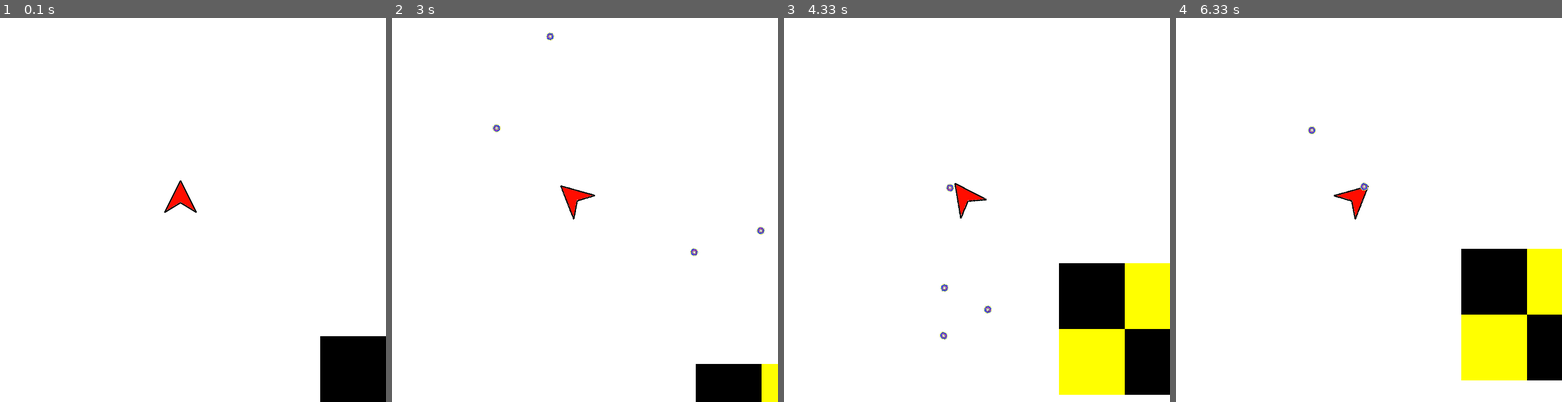
Above: before the commit, frames 1-4 (left to right).
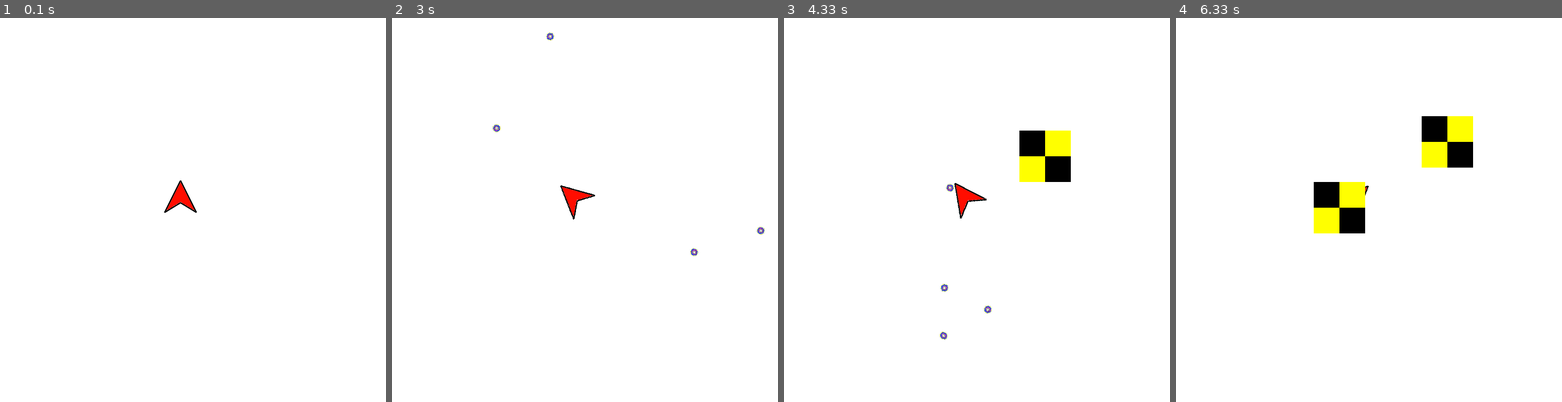
Above: after the commit, the same moments.

Repository: Redfrog80/Capsher-Game-Jam-Spring-2023
Game: pygame game, started from test/WorldTest.py
Same seed, same stepped clock (60 frames per second), same inputs: the game is played once before the commit and once after it.
Inputs:
- Up to frame 1 (0.1 s): no input
- Up to frame 2 (3 s): hold Space 0.33-0.8 s; hold Right 0.33-0.8 s; hold Right 0.83-1.3 s; tap Space at 0.9, 1.2, 1.4, 1.73, 2.03, 2.23, 2.53, 2.8 s; hold Up 1.33-1.63 s; hold Right 1.67-2.13 s; hold Left 2.17-2.7 s; hold Down from 2.73 s (still down)
- Up to frame 3 (4.33 s): release Down at 3.03 s; hold Left 3.07-3.47 s; tap Space at 3.13, 3.43, 3.57, 3.97, 4.27 s; hold Up 3.5-3.87 s; hold Right from 3.9 s (still down)
- Up to frame 4 (6.33 s): release Right at 4.53 s; hold Down 4.57-4.93 s; tap Space at 4.63, 5.03, 5.33, 5.53, 5.83, 6.03 s; hold Left 4.97-5.43 s; hold Right 5.47-5.93 s; hold Up 5.97-6.27 s; hold Right from 6.3 s (still down)

The runs differ from the first frame. In frame 1, 2.9% of the frame differs, in the area x 82-100%, y 82-100%; in frame 2, 2.1%; in frame 3, 12%; in frame 4, 13%, in the area x 34-100%, y 25-95%.

Commit message:
bullet object complete, kill method complete, and example on how to implement these. Can be found in test/worldtest.py

Diff:
--- a/lib/objects/Base.py
+++ b/lib/objects/Base.py
@@ -11,7 +11,7 @@
 
     def __init__(self, name: str = "", pos: tuple = (0, 0), vel: tuple = (0, 0), acc: tuple = (0, 0),
                  size: tuple = (0, 0)) -> None:
-        self.tag = name
+        self.name = name
         self.pos = pos
         self.vel = vel
         self.acc = acc
@@ -19,6 +19,13 @@
         self.rotvel = 0
         self.boundary = Rect(pos, size)
         self.boundCenterToPos()  # update pos on generation to prevent confusion due to previous called
+        self.liveflag = 1  # use in GameWorld to check if object should be destroyed (go out of bound, died, etc.)
 
     def boundCenterToPos(self):
         self.boundary.move_ip(subTuple(self.pos, self.boundary.center))
+
+    def destroy(self):
+        self.liveflag = 0
+
+    def objAlive(self):
+        return bool(self.liveflag)
--- a/lib/objects/Enemy.py
+++ b/lib/objects/Enemy.py
@@ -1,4 +1,5 @@
 from .Playable import Playable
+from .ProjectTile import Projectile
 from lib.misc import *
 import math
 
@@ -11,12 +12,21 @@
                  img: str = "resources/images/notfound.png"):
         super().__init__(name, pos, size, img)
 
+    def collisionEffect(self, others: dict):
+        for k in others:
+            if isinstance(others[k], Projectile) and others[k].tag == "bulletEnemy" and self.checkCollision(others[k]):
+                self.gotHit(others[k])
 
+    def gotHit(self, bullet: Projectile):
+        self.damage(bullet.dmg)
+        bullet.destroy()
+        if self.isDead():
+            self.destroy()
 
-    def update(self, dt: float):
+    def update(self, dt: float, **kwargs):
         self.pos = addTuple(self.pos, mulTuple(self.vel, dt))
         self.boundCenterToPos()
         self.vel = addTuple(self.vel, mulTuple(self.acc, dt))
-        # rotation
-        self.rot += self.rotvel * dt
-        self.vel = (-self.speed*math.sin(math.radians(self.rot)), -self.speed*math.cos(math.radians(self.rot)))
+
+        if "gameobjs" in kwargs:
+            self.collisionEffect(kwargs["gameobjs"])
--- a/lib/objects/GameObject.py
+++ b/lib/objects/GameObject.py
@@ -33,7 +33,7 @@
                 dummy = divTuple(subTuple(img0.get_size(), self.boundary.size), 2)
                 screen.blit(img0, subTuple(subTuple(self.boundary.topleft, cam.boundary.topleft), dummy))
 
-    def update(self, dt: float):
+    def update(self, dt: float, **kwargs):
         pass
 
     def get_boundary_corners(self):
--- a/lib/objects/Player.py
+++ b/lib/objects/Player.py
@@ -36,12 +36,15 @@
     def goBackStop(self):
         self.speed = 0
 
-    def shoot(self):
-        bullet = Projectile("bullet", "Enemy")
+    def shoot(self, name: str):
+        """
+        :param name: bullet name, for looking up in dictionary
+        """
+        bullet = Projectile(name, "bulletEnemy", 20)
         bullet.traj(self.pos, self.speedMax, self.rot, 1)
         return bullet
 
-    def update(self, dt: float):
+    def update(self, dt: float, **kwargs):
         self.pos = addTuple(self.pos, mulTuple(self.vel, dt))
         self.boundCenterToPos()
         self.vel = addTuple(self.vel, mulTuple(self.acc, dt))
--- a/lib/objects/ProjectTile.py
+++ b/lib/objects/ProjectTile.py
@@ -13,6 +13,7 @@
         super().__init__(name, (0, 0), size, img)
         self.matchTextureToBoundary()  # small bullet
         self.dmg = dmg
+        self.tag = tag
 
     def traj(self, pos: tuple, speed: float, rot: float, speed_amp: float):
         """
@@ -25,7 +26,7 @@
         self.pos = pos
         self.vel = (-speed*math.sin(math.radians(self.rot))*speed_amp, -speed*math.cos(math.radians(self.rot))*speed_amp)
 
-    def update(self, dt: float):
+    def update(self, dt: float, **kwargs):
         self.pos = addTuple(self.pos, mulTuple(self.vel, dt))
         self.boundCenterToPos()
         self.vel = addTuple(self.vel, mulTuple(self.acc, dt))
--- a/lib/objects/__init__.py
+++ b/lib/objects/__init__.py
@@ -1,3 +1,5 @@
 from .GameObject import GameObject
 from .Camera import Camera
 from .Player import Player
+from .Enemy import Enemy
+from .ProjectTile import Projectile
--- a/test/WorldTest.py
+++ b/test/WorldTest.py
@@ -1,6 +1,6 @@
 from lib import objects
 import pygame
-
+import random
 
 pygame.init()
 
@@ -13,28 +13,54 @@
 clock = pygame.time.Clock()
 
 camera = objects.Camera("cam", (0, 0), win.get_size())
-firstObject = objects.GameObject("dummy", (400, 400), (0, 0))
-firstObject.matchBoundaryToTexture()
-# secondObject = objects.GameObject("player", (100, 100), (0, 0),)
-# secondObject.matchBoundaryToTexture()
-# secondObject.vel = (200, 200)
 
 player = objects.Player("player", (0, 0), (64, 64), "resources/images/ship.png")
 player.matchTextureToBoundary()
-player.speedMax = 500
-player.rotspeedMax = 360
+player.setStat(0, 100, 0, 100, 500, 360)
 # camera track second object
 camera.trackCenter(player)
 
-updateList = [player, firstObject]
+
+def createEnemy(name, pos):
+    enemy = objects.Enemy(name, pos, (100, 100))
+    enemy.matchTextureToBoundary()
+    enemy.setStat(0, 50, 0, 50, 200, 200)
+    return enemy
+
+
+def chance(c):
+    return random.randint(0, 100) < c
+
+
+def randDist(obj: objects.GameObject):
+    return random.randrange(-300, 300) + obj.pos[0], random.randrange(-300, 300) + obj.pos[1]
+
+
+# enemy generator
+# maxEnemy = 100
+# countEnemy = 0
+RAND_SPAWN = pygame.USEREVENT+1
+pygame.time.set_timer(RAND_SPAWN, 1000)
+
+everything = {player.name: player}  # everything
+destroylist = []
+
 
 run = True
 while run:
-    dt = clock.tick(FPS)/1000
+    dt = clock.tick(FPS) / 1000
     # get and analyze pygame event
     for event in pygame.event.get():
         if event.type == pygame.QUIT:
             run = False
+        if event.type == RAND_SPAWN and chance(50):
+            for i in range(random.randint(0, 3)):
+                while True:
+                    # prevent overwriting key
+                    nametest = "enemy" + str(random.randint(0, 1000))
+                    if nametest not in everything:
+                        everything.update({nametest: createEnemy(nametest, randDist(player))})
+                        break
         if event.type == pygame.KEYDOWN:
             if event.key == pygame.K_LEFT:
                 player.rotateLeft()
@@ -45,7 +71,12 @@
             elif event.key == pygame.K_DOWN:
                 player.goBack()
             elif event.key == pygame.K_SPACE:
-                updateList.append(player.shoot())
+                while True:
+                    # prevent overwriting key
+                    nametest = "bullet" + str(random.randint(0, 1000))
+                    if nametest not in everything:
+                        everything.update({nametest: player.shoot(nametest)})
+                        break
         if event.type == pygame.KEYUP:
             if event.key == pygame.K_LEFT:
                 player.rotateLeftStop()
@@ -58,11 +89,23 @@
 
     # update calculation
     # player.rot += 2
-    [i.update(dt) for i in updateList]
+    for key in everything:
+        everything[key].update(dt, gameobjs=everything)
     camera.update()
+    # destroy object with dead flag
+    for key in everything:
+        if not everything[key].objAlive():
+            print("murder {}".format(key))
+            destroylist.append(key)
+    for k in destroylist:
+        del everything[k]
+    destroylist.clear()
+
     # render
     win.fill((255, 255, 255))
-    [i.render(win, camera) for i in updateList]
+    for key in everything:
+        everything[key].render(win, camera)
+    camera.update()
 
     pygame.display.update()
 pygame.quit()
